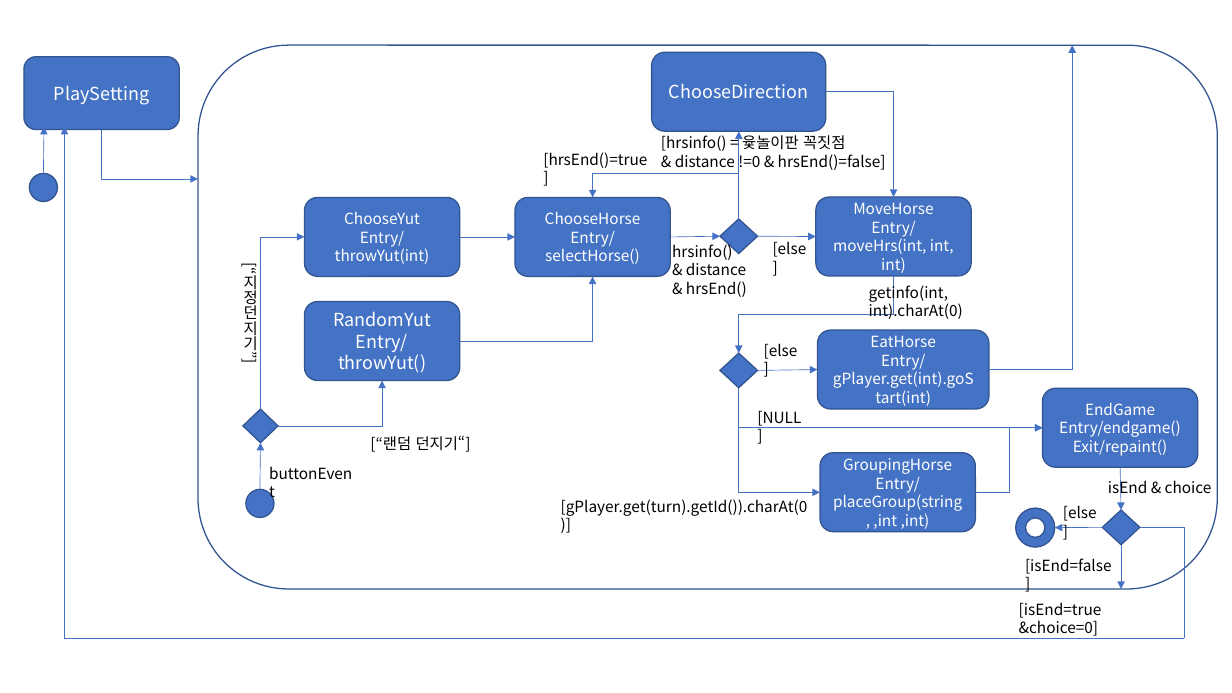
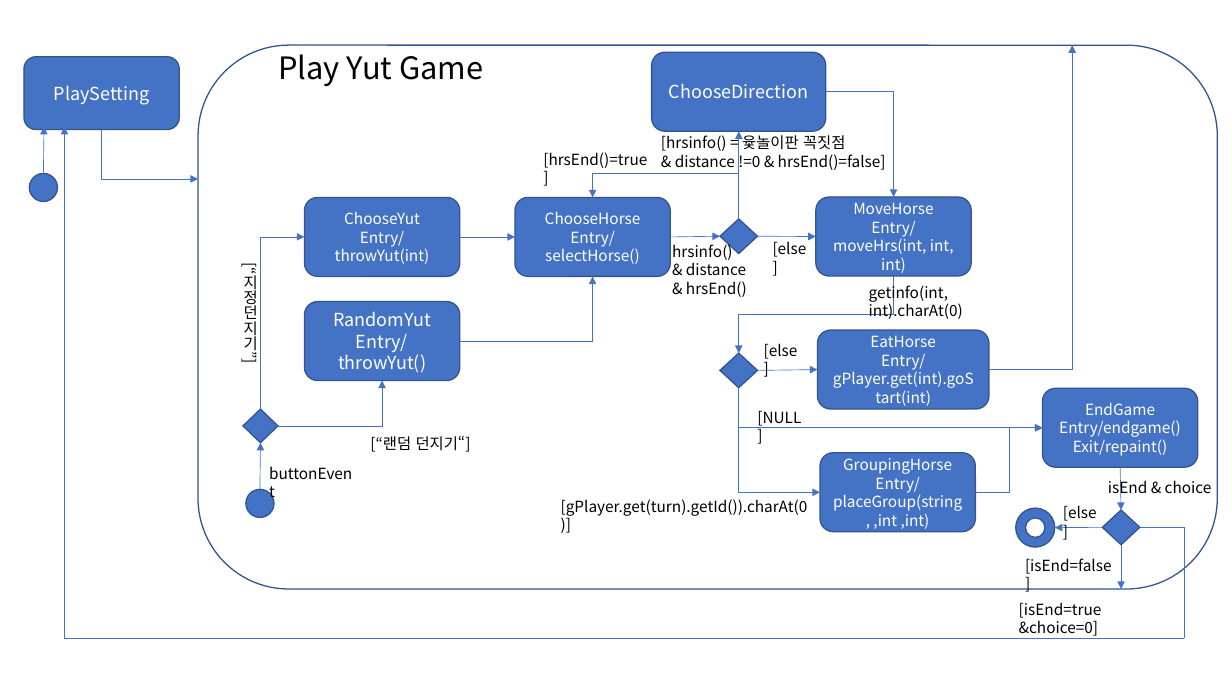
Before and after one commit to sweteam5/2019-1-SE-team5, a slide deck: slide 1 of State Chart.pptx. Drawn at 1232x693 pixels with LibreOffice and Linux fonts; fonts in the diff are those of the drawing. Boxes give left, top, right and bottom in pixels: in the first picture for what was removed or moved away, otherwise in the second. Text is boxed around its words. In the diff, an @@ line names an element or a change of style, - is before the commit and + after.

```diff
--- a/State Chart.pptx
+++ b/State Chart.pptx
@@ text added at box(278, 54, 483, 86), 24 pt, text #000000 @@
+Play Yut Game
```
